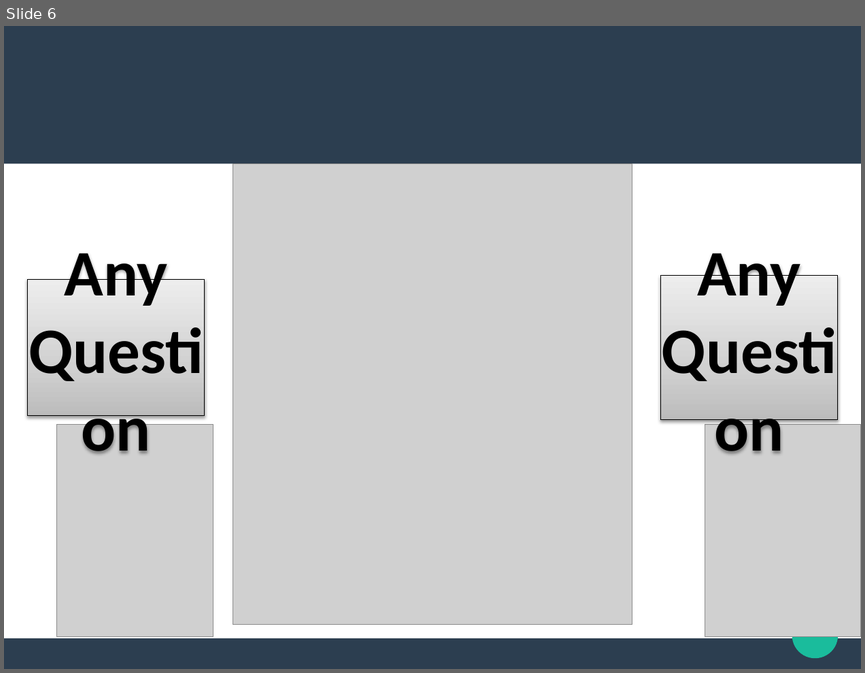
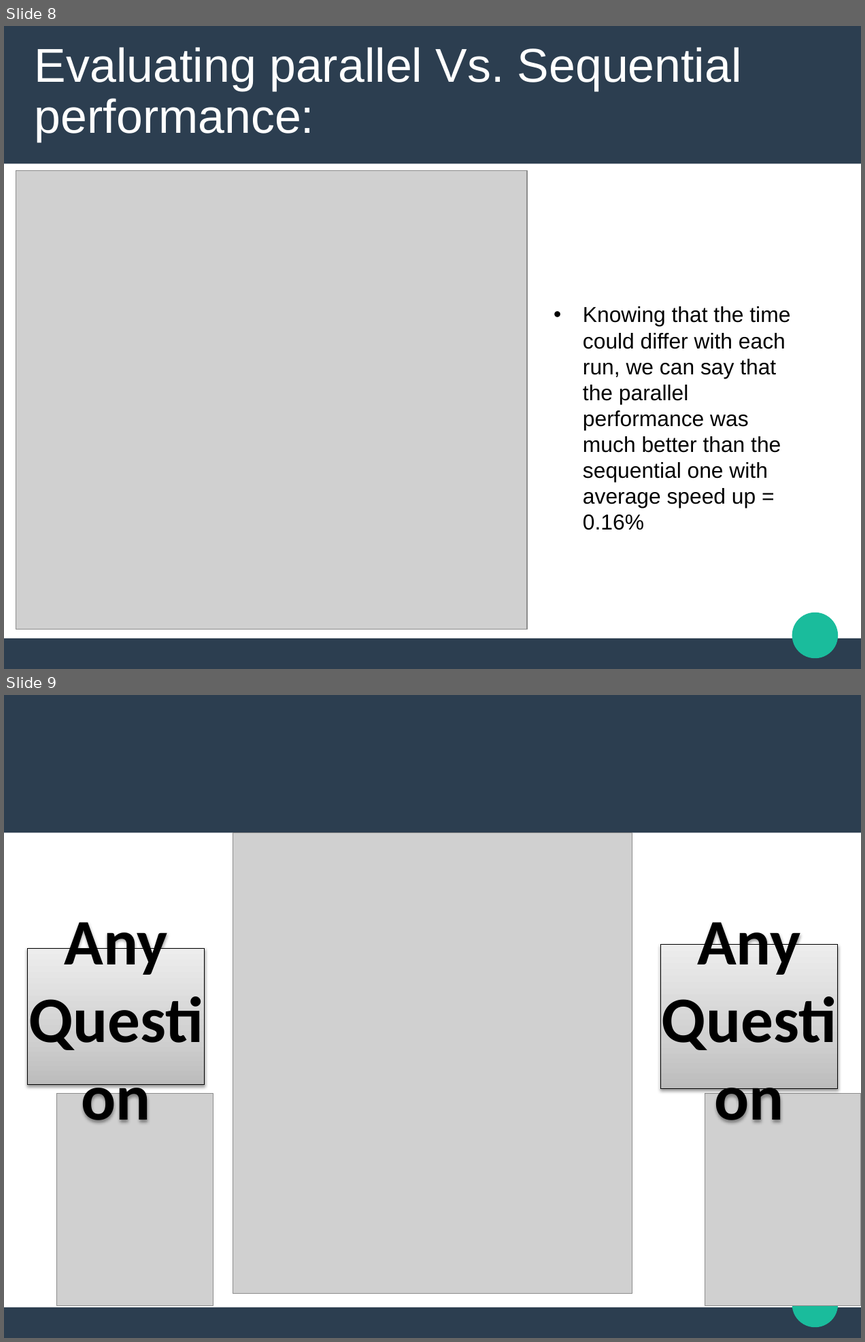
Before and after one commit to YoussifAssem/Parallel-Programming, a slide deck: Presentation/Presentation 18.pptx. Shown one above the other, each under a label of ours: slide 6 before the commit, slides 8 and 9 after it. The pictures are 865x673 and 865x1342 pixels, drawn with LibreOffice and Linux fonts; fonts in the diff are those of the drawing; grey boxes stand for pictures. Boxes give left, top, right and bottom in pixels: in the first picture for what was removed or moved away, otherwise in the second. Text is boxed around its words. In the diff, an @@ line names an element or a change of style, - is before the commit and + after.

```diff
--- a/Presentation/Presentation 18.pptx
+++ b/Presentation/Presentation 18.pptx
@@ slide 8 added at (x1=4, y1=26, x2=861, y2=669), background #FFFFFF; not listed: 3 template elements that a slide beside it also shows @@
@@ title added at (x1=35, y1=47, x2=742, y2=142), 44 pt, text #FFFFFF @@
+Evaluating parallel Vs. Sequential performance:
@@ picture added at (x1=16, y1=171, x2=527, y2=629) @@
@@ text added at (x1=583, y1=306, x2=790, y2=530), 20 pt, text #000000 @@
+• Knowing that the time could differ with each run, we can say that the parallel performance was much better than the sequential one with average speed up = 0.16%
@@ what was slide 6 is now slide 9 @@
```
Also in this commit, not shown: 1 slide changed, 3 other slides added, 1 slide removed, 1 other file.
